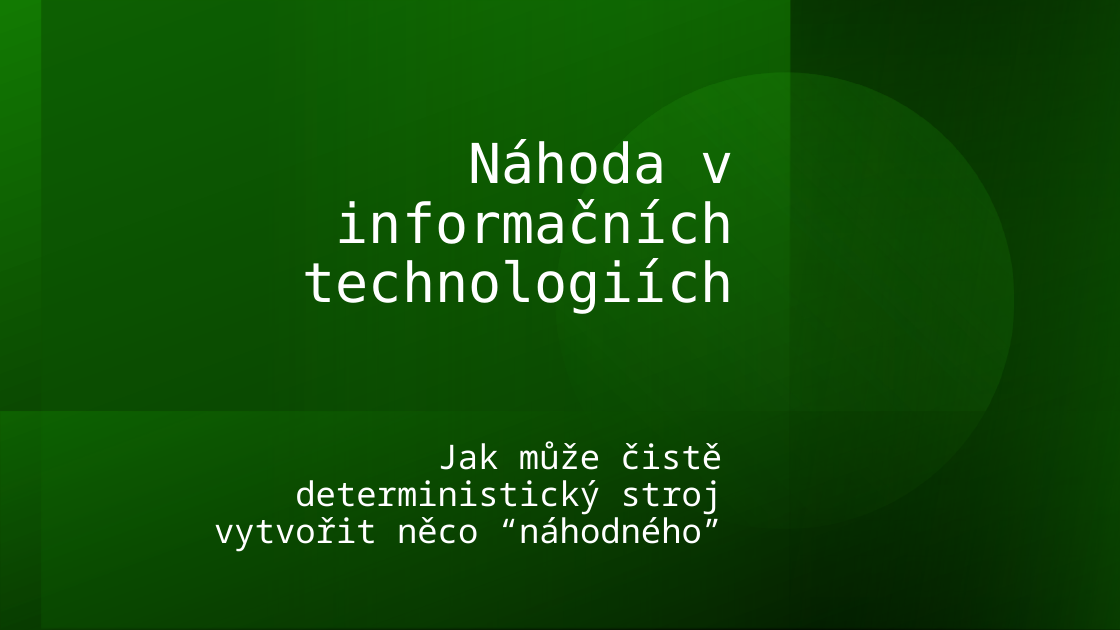
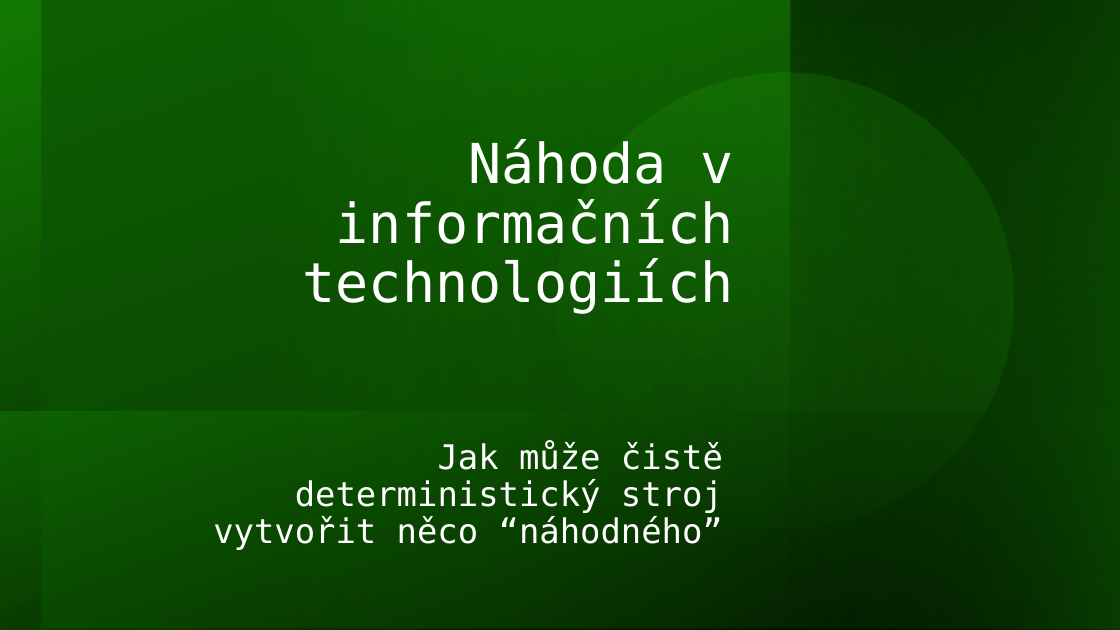
Before and after one commit to hruboson/UTB-PO-RAND, a slide deck: slide 1 of presentation.pptx. Drawn at 1120x630 pixels with LibreOffice and Linux fonts; fonts in the diff are those of the drawing. Boxes give left, top, right and bottom in pixels: in the first picture for what was removed or moved away, otherwise in the second. Text is boxed around its words. In the diff, an @@ line names an element or a change of style, - is before the commit and + after.

```diff
--- a/presentation.pptx
+++ b/presentation.pptx
@@ subtitle "Jak může čistě deterministický stroj ..." at [213, 442, 723, 550]: font Noto Sans Mono to DejaVu Sans Mono @@
```
Also in this commit, not shown: 14 other slides changed, 1 slide added, 1 slide removed.
